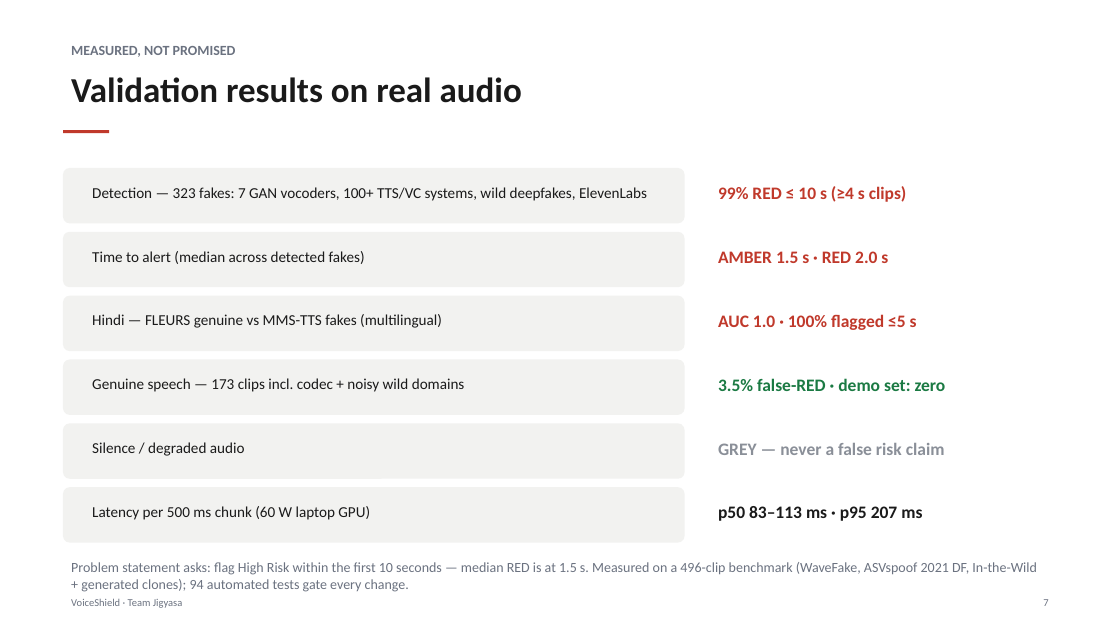
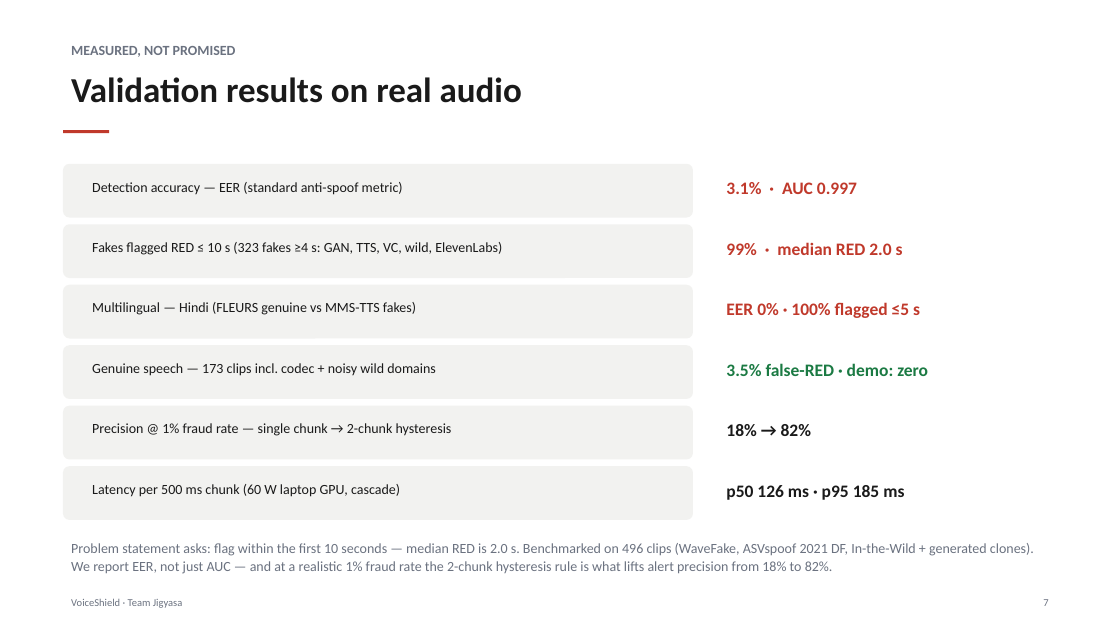
Before and after one commit to serqeta/Jigyasa, a slide deck: slide 7 of docs/presentation/VoiceShield_Jigyasa_UCOPSB.pptx. Drawn at 1120x630 pixels with LibreOffice and Linux fonts; fonts in the diff are those of the drawing. Boxes give left, top, right and bottom in pixels: in the first picture for what was removed or moved away, otherwise in the second. Text is boxed around its words. In the diff, an @@ line names an element or a change of style, - is before the commit and + after.

```diff
--- a/docs/presentation/VoiceShield_Jigyasa_UCOPSB.pptx
+++ b/docs/presentation/VoiceShield_Jigyasa_UCOPSB.pptx
@@ rounded rectangle: place and size @@
-rounded rectangle at (63,168,685,223)
+rounded rectangle at (63,164,693,218)
@@ text at (92,182,403,195): text changed; size 13 to 12 pt @@
-Detection — 323 fakes: 7 GAN vocoders, 100+ TTS/VC systems, wild deepfakes, ElevenLabs
+Detection accuracy — EER (standard anti-spoof metric)
@@ text at (726,182,857,194): text changed @@
-99% RED ≤ 10 s (≥4 s clips)
+3.1% · AUC 0.997
@@ rounded rectangle: place and size @@
-rounded rectangle at (63,232,685,287)
+rounded rectangle at (63,224,693,278)
@@ text at (92,242,502,255): text changed; size 13 to 12 pt @@
-Time to alert (median across detected fakes)
+Fakes flagged RED ≤ 10 s (323 fakes ≥4 s: GAN, TTS, VC, wild, ElevenLabs)
@@ text at (726,242,903,255): text changed @@
-AMBER 1.5 s · RED 2.0 s
+99% · median RED 2.0 s
@@ rounded rectangle: place and size @@
-rounded rectangle at (63,296,685,351)
+rounded rectangle at (63,285,693,339)
@@ text at (92,302,416,315): text changed; size 13 to 12 pt @@
-Hindi — FLEURS genuine vs MMS-TTS fakes (multilingual)
+Multilingual — Hindi (FLEURS genuine vs MMS-TTS fakes)
@@ text at (726,302,920,318): text changed @@
-AUC 1.0 · 100% flagged ≤5 s
+EER 0% · 100% flagged ≤5 s
@@ rounded rectangle: place and size @@
-rounded rectangle at (63,360,685,415)
+rounded rectangle at (63,345,693,399)
@@ text "Genuine speech — 173 clips ...": place and size @@
-text "Genuine speech — 173 clips ..." at (92,378,465,392)
+text "Genuine speech — 173 clips ..." at (92,363,436,376)
@@ text "Genuine speech — 173 clips ..." at (92,363,436,376): size 13 to 12 pt @@
@@ text at (726,363,928,376): text changed @@
-3.5% false-RED · demo set: zero
+3.5% false-RED · demo: zero
@@ rounded rectangle: place and size @@
-rounded rectangle at (63,423,685,479)
+rounded rectangle at (63,406,693,460)
@@ text at (92,423,452,436): text changed; size 13 to 12 pt @@
-Silence / degraded audio
+Precision @ 1% fraud rate — single chunk → 2-chunk hysteresis
@@ text at (726,424,811,436): text changed; text colour #8A8F98 to #1A1A1A @@
-GREY — never a false risk claim
+18% → 82%
@@ rounded rectangle: place and size @@
-rounded rectangle at (63,487,685,543)
+rounded rectangle at (63,466,693,520)
@@ text at (92,484,400,497): text changed; size 13 to 12 pt @@
-Latency per 500 ms chunk (60 W laptop GPU)
+Latency per 500 ms chunk (60 W laptop GPU, cascade)
@@ text at (726,485,904,500): text changed @@
-p50 83–113 ms · p95 207 ms
+p50 126 ms · p95 185 ms
@@ text at (71,543,1034,574): text changed @@
-Problem statement asks: flag High Risk within the first 10 seconds — median RED is at 1.5 s. Measured on a 496-clip benchmark (WaveFake, ASVspoof 2021 DF, In-the-Wild + generated clones); 94 automated tests gate every change.
+Problem statement asks: flag within the first 10 seconds — median RED is 2.0 s. Benchmarked on 496 clips (WaveFake, ASVspoof 2021 DF, In-the-Wild + generated clones). We report EER, not just AUC — and at a realistic 1% fraud rate the 2-chunk hysteresis rule is what lifts alert precision from 18% to 82%.
```
Also in this commit, not shown: 2 other slides changed, 18 other files.
